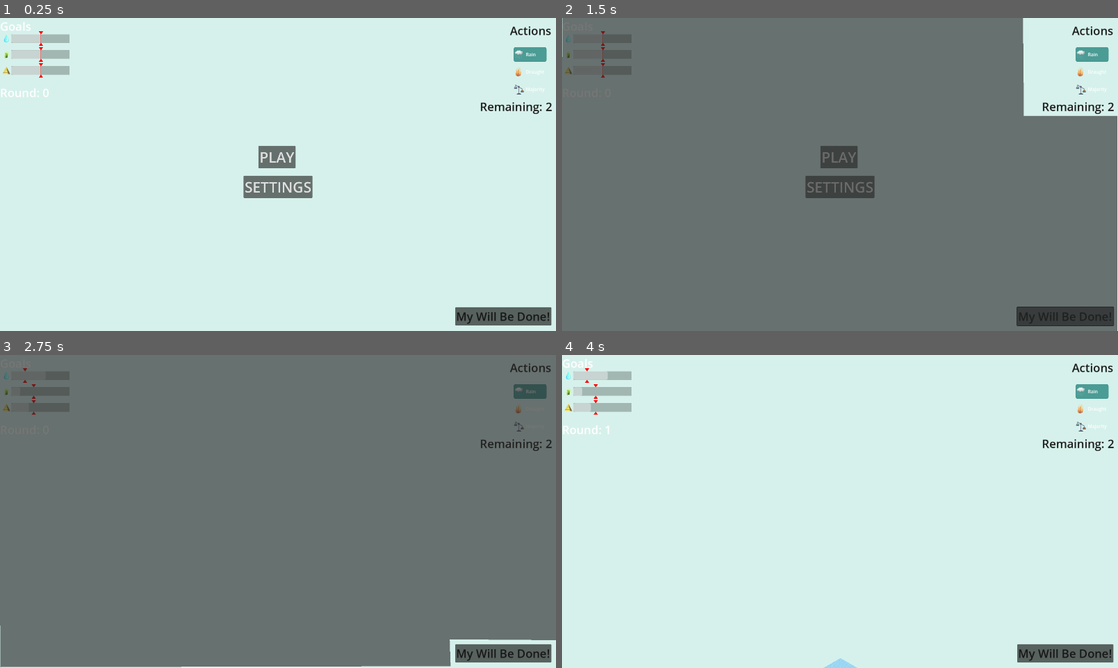
Above: before the commit, frames 1-4 (two rows, left to right).
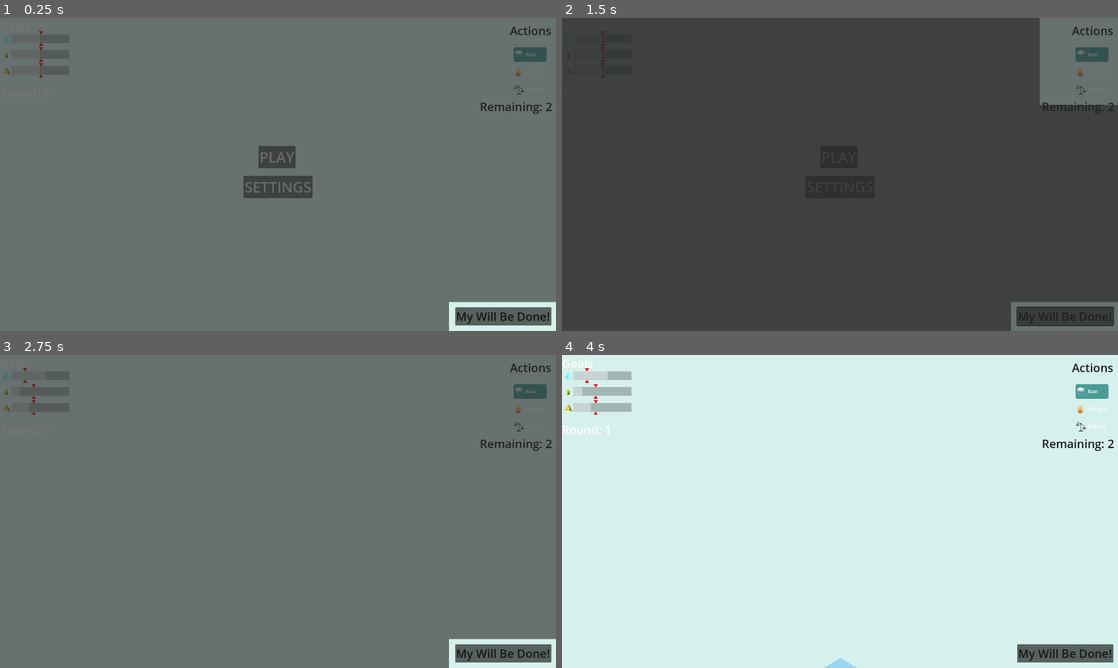
Above: after the commit, the same moments.

Repository: matouseek/game_jam_24
Game: Godot game, scene res://scenes/menu.tscn
Same seed, same stepped clock (60 frames per second), same inputs: the game is played once before the commit and once after it. The engine's default icon, where the game draws it, is replaced by a stand-in: a white triangle on a blue panel in a dark square.
Inputs (mouse positions are in pixels of both pictures, inside the frame that each line leads up to):
- Up to frame 1 (0.25 s): no input
- Up to frame 2 (1.5 s): click "My Will Be Done!" at 0.5 s; click "My Will Be Done!" at 1.25 s
- Up to frame 3 (2.75 s): click "PLAY" at 2 s
- Up to frame 4 (4 s): tap Enter (ui_accept) at 2.75, 3.02 s; move the mouse to (962, 495) at 2.77 s; press the mouse at (962, 495) at 2.78 s; hold D (right) 2.78-3.5 s; release the mouse at (962, 495) at 3.5 s; click "My Will Be Done!" at 3.5 s

The runs differ from the first frame. In frame 1, 98% of the frame differs, in the area x 0-100%, y 0-100%; in frame 2, 97%; in frame 3, 0.5%; in frame 4, nothing differs.

Commit message:
Better polygons for tutorial

Diff:
--- a/scenes/hud.tscn
+++ b/scenes/hud.tscn
@@ -192,17 +192,21 @@
 [node name="P1" type="Polygon2D" parent="."]
 visible = false
 modulate = Color(0.145098, 0.145098, 0.145098, 0.627451)
-polygon = PackedVector2Array(2, 293, 323, 293, 323, 1, 1921, -2, 1921, 1077, -5, 1080)
+polygon = PackedVector2Array(0, 290, 300, 290, 300, 0, 1920, 0, 1920, 1080, 0, 1080)
 
 [node name="P2" type="Polygon2D" parent="."]
 visible = false
 modulate = Color(0.145098, 0.145098, 0.145098, 0.627451)
+polygon = PackedVector2Array(0, 0, 1650, 0, 1650, 300, 1920, 300, 1920, 1080, 0, 1080)
+
+[node name="x" type="Polygon2D" parent="."]
+visible = false
+modulate = Color(0.145098, 0.145098, 0.145098, 0.627451)
 polygon = PackedVector2Array(1592, -2, 1595, 337, 1918, 337, 1918, 1080, -2, 1083, 1, -11)
 
 [node name="P3" type="Polygon2D" parent="."]
-visible = false
-modulate = Color(0.145098, 0.145098, 0.145098, 0.627451)
-polygon = PackedVector2Array(-2, -5, 1921, -5, 1921, 984, 1553, 981, 1556, 1074, 1, 1077)
+modulate = Color(0.145098, 0.145098, 0.145098, 0.627451)
+polygon = PackedVector2Array(0, 0, 1920, 0, 1920, 980, 1550, 980, 1550, 1080, 0, 1080)
 
 [connection signal="item_clicked" from="ItemList" to="." method="_on_item_list_item_clicked"]
 [connection signal="pressed" from="WillBeDone" to="." method="_on_will_be_done_pressed"]
